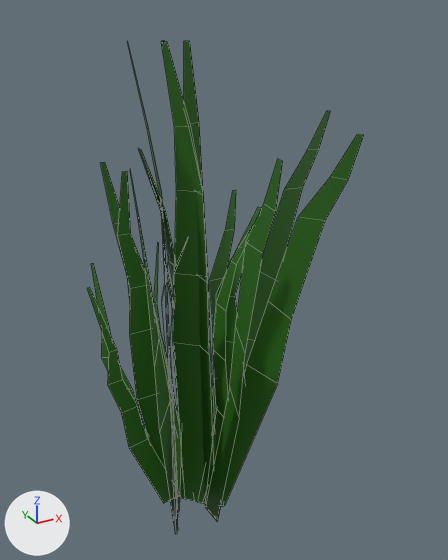
An edit to the Blender file Assets/Landscape/ground_materials/final_grass.blend, drawn before and after from the same camera.
One viewpoint serves both versions: a 50 mm camera at (-2.38, -4.69, 4.02) aimed at (0.18, -0.05, 1.7). Lighting does not change. The marker at lower left points along +X, +Y and +Z. The picture after the commit comes second. Mesh edges are drawn as thin lines.
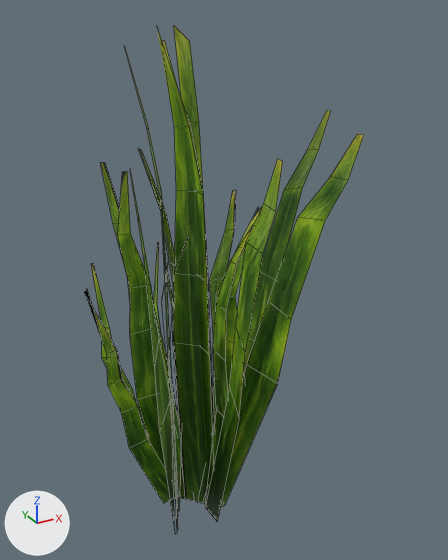
Where the newer file only moved an object's origin or applied its transform, the numbers keep the older frame.

Where the change shows, as pixel boxes (x1, y1, x2, y2) in the pictures (448 x 560 px; the box of a moved part takes in the faces that stretch with it):
'Plane.001', surface changed, reshaped: before (87, 41, 364, 533); after (84, 26, 364, 533)
part 1 of me_plane_005, moved or reshaped: before (127, 41, 199, 129); after (124, 26, 199, 129)
part 2 of me_plane_005, moved or reshaped: before (87, 288, 123, 385); after (84, 289, 123, 385)
part 3 of me_plane_005, surface changed: before (87, 41, 364, 507); after (84, 26, 364, 507)

Edits to the bpy script that builds the scene:
```text
Add img_blade_chat_uv_png:
    img_blade_chat_uv_png = load_image('blade_chat_uv.png', 'blade_chat_uv.png', 1254, 1254, 'sRGB')
Change mat_material_001:
    remove mat_material_001.base_color = (0.0276, 0.153, 0.0103)  # dark green #2e6d1a
    add mat_material_001.texture = img_blade_chat_uv_png
Change me_plane_005:
    used by ob_plane_001; location = (-0.235, 0.27, -0.903); rotation_euler = (-1576.0, 1.654, 3.133), in degrees (62, 95, 180); scale = (0.542, 0.105, 0.542)
    remove me_plane_005.from_pydata(...)  # 240 vertices, 100 faces; spans x -8.7..0.2, y -19.0..6.1, z -3.2..1.4
    add me_plane_005.from_pydata(...)  # 240 vertices, 100 faces; spans x -8.8..0.2, y -19.0..6.1, z -3.2..1.4
    me_plane_005 part 1
    me_plane_005.vertices[23].co: (-8.6, -4.4, -0.5) -> (-8.8, -3.5, -0.6)  # pixel (183, 41) -> pixel (173, 25)
    me_plane_005.vertices[142].co: (-8.6, -2.9, -0.6) -> (-8.8, -2.0, -0.6)  # pixel (167, 41) -> not seen
    me_plane_005.vertices[202].co: (-8.7, -0.9, -0.1) -> (-8.6, -1.2, 0.2)  # pixel (127, 41) -> pixel (124, 45)
    me_plane_005.vertices[203].co: (-8.6, -1.2, 0.0) -> (-8.6, -1.4, 0.2)  # pixel (127, 40) -> pixel (124, 45)
    me_plane_005 part 2
    me_plane_005.vertices[9].co: (-3.8, 4.9, -0.2) -> (-3.8, 5.2, -0.2)  # pixel (109, 352) -> pixel (106, 354)
    me_plane_005.vertices[10].co: (-5.0, 5.1, 0.1) -> (-5.0, 5.7, 0.1)  # pixel (89, 287) -> pixel (84, 291)
    me_plane_005 part 3: 100 kept faces spanning x -8.8..0.2, y -19.0..6.1, z -3.2..1.4 get new texture (UV) coordinates
```
